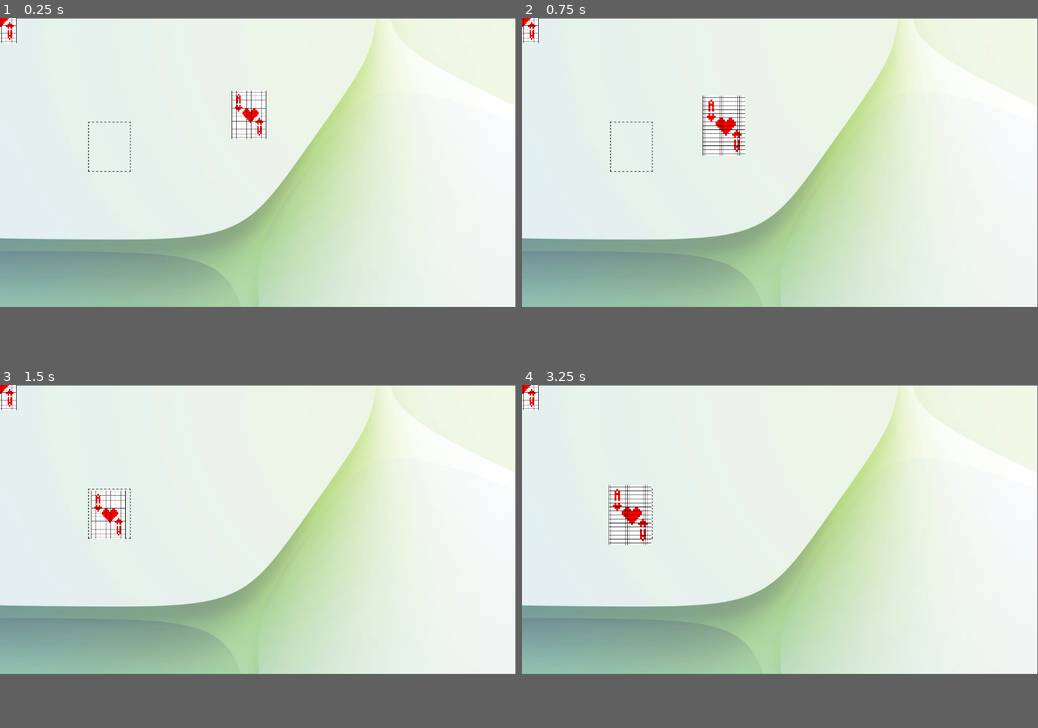
Above: before the commit, frames 1-4 (two rows, left to right).
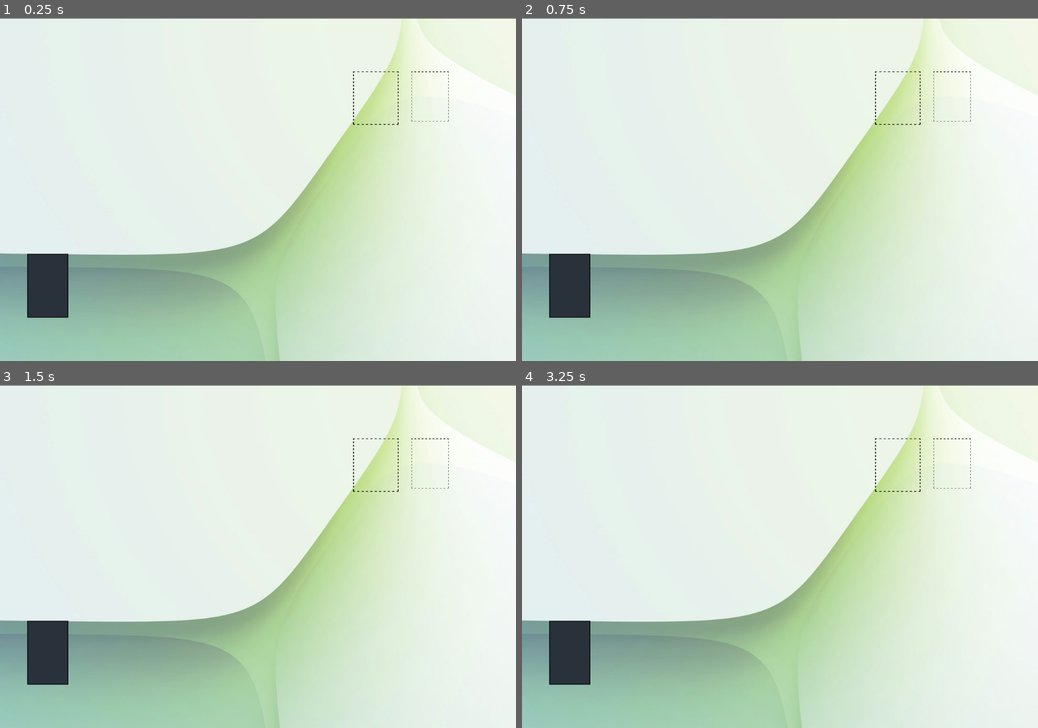
Above: after the commit, the same moments.

Repository: RobertChung15/karuta
Game: Godot game, scene res://play_space.tscn
Same seed, same stepped clock (60 frames per second), same inputs: the game is played once before the commit and once after it.
Inputs (mouse positions are in pixels of both pictures, inside the frame that each line leads up to):
- Up to frame 1 (0.25 s): no input
- Up to frame 2 (0.75 s): tap Enter at 0.5 s; drag from (769, 114) to (630, 148) at 0.52 s
- Up to frame 3 (1.5 s): drag from (154, 542) to (232, 587) at 1.27 s
- Up to frame 4 (3.25 s): tap Space at 2 s; move the mouse to (831, 467) at 2.02 s; click (831, 467) at 2.1 s; tap Enter at 2.75 s; drag from (754, 587) to (630, 515) at 2.77 s
In our replay, the window is 799x449 before the commit and 800x533 after it. These sizes can differ from the game's own. Grey fills any space a smaller window leaves; there, only what the larger window draws over its background counts as a difference.

The runs differ from the first frame. In frame 1, 23% of the frame differs, in the area x 0-100%, y 0-100%; in frame 2, 23%; in frame 3, 23%; in frame 4, 23%.

Commit message:
deck click and return card to hand

Diff:
--- a/PlayerHand.gd
+++ b/PlayerHand.gd
@@ -2,13 +2,18 @@
 
 const hand_size = 2
 const card_scene = "res://card_base.tscn"
-const card_width = 200
+const card_width = 100
 var playerHand = []
 var centre_screen_x
+var hand_y_position = 590
+var player_hand_reference
 
 # Called when the node enters the scene tree for the first time.
 func _ready():
 	centre_screen_x = get_viewport().size.x / 2
+
+
+func startGame():
 	var card = preload(card_scene)
 	for i in range(hand_size):
 		var new_card = card.instantiate()
@@ -16,19 +21,35 @@
 		new_card.name = "Card"
 		add_card_to_hand(new_card)
 
-
 func add_card_to_hand(card):
-	playerHand.insert(0, card)
-	update_hand_position()
+	if card not in playerHand:
+		playerHand.insert(0, card)
+		update_hand_position()
+	else:
+		animation_card_to_position(card, card.startingPosition)
 
 func update_hand_position():
 	for i in range(playerHand.size()):
-		var cardPosition = calculateHandPosition(i)
+		var new_position = Vector2(calculateHandPosition(i), hand_y_position)
+		var card = playerHand[i]
+		card.startingPosition = new_position
+		animation_card_to_position(card, new_position)
 
 func calculateHandPosition(index):
 	var totalWidth = (playerHand.size() - 1) * card_width
-	var x_offset = centre_screen_x + (index * card_width) - totalWidth / 2
+	var x_offset = centre_screen_x + index * card_width - totalWidth / 2
 	return x_offset
+
+func animation_card_to_position(card, new_position):
+	card.position = $"../Deck".position
+	var tween = get_tree().create_tween()
+	tween.tween_property(card, "position", new_position, 0.3)
+	pass
+
+func remove_card_from_hand(card):
+	if card in playerHand:
+		playerHand.erase(card)
+		update_hand_position()
 
 # Called every frame. 'delta' is the elapsed time since the previous frame.
 func _process(delta):
--- a/card_base.tscn
+++ b/card_base.tscn
@@ -9,12 +9,16 @@
 var screen_size: Vector2
 var dragging = false
 var offset = Vector2()
+var startingPosition
+var playerHandRef
 signal hovered
 signal hovered_off
 
 func _ready() -> void:
 	screen_size = get_viewport().size
+	playerHandRef = $\"../../PlayerHand\"
 	add_to_group(\"draggable\")
+	add_to_group(\"inHand\")
 
 
 func _process(_delta: float) -> void:
@@ -41,11 +45,15 @@
 
 func checkForSlot():
 	var areas = $Area2D.get_overlapping_areas()
+	if(areas.size() == 0):
+		playerHandRef.animation_card_to_position(self, startingPosition)
 	for area in areas:
 		if area.get_parent().is_in_group(\"card_slots\"):
 			position = area.get_parent().position
 			area.get_parent().hasCard = true
-			print(area.get_parent().hasCard)
+			remove_from_group(\"inHand\")
+			add_to_group(\"inPlay\")
+			playerHandRef.remove_card_from_hand(self)
 
 func _on_area_2d_mouse_entered() -> void:
 	highlight_card(self, true)
--- /dev/null
+++ b/deck.gd
@@ -0,0 +1,13 @@
+extends Node2D
+
+var playerHand
+
+func _ready() -> void:
+	playerHand = $"../PlayerHand"
+
+func _on_area_2d_input_event(viewport: Node, event: InputEvent, shape_idx: int) -> void:
+	if event is InputEventMouseButton:
+		if(Input.is_action_just_pressed("leftClick")):
+			playerHand.startGame()
+			$Area2D/CollisionShape2D.disabled = true
+			$Sprite2D.visible = false
--- a/play_space.tscn
+++ b/play_space.tscn
@@ -1,31 +1,55 @@
-[gd_scene load_steps=7 format=3 uid="uid://b01whpddtxbik"]
+[gd_scene load_steps=9 format=3 uid="uid://b01whpddtxbik"]
 
 [ext_resource type="Script" path="res://play_space.gd" id="1_3ko77"]
 [ext_resource type="Texture2D" uid="uid://d1nw05mqcxk31" path="res://background.jpg" id="1_d6pml"]
-[ext_resource type="PackedScene" uid="uid://dtgnj01ybrpo0" path="res://card_base.tscn" id="3_6eepd"]
 [ext_resource type="PackedScene" uid="uid://xgtudmwld1y5" path="res://card_slot.tscn" id="4_m4qv0"]
 [ext_resource type="Script" path="res://PlayerHand.gd" id="5_ndyep"]
 [ext_resource type="Script" path="res://CardManager.gd" id="6_23amw"]
+[ext_resource type="Script" path="res://deck.gd" id="6_tamlp"]
+[ext_resource type="Texture2D" uid="uid://cwcy35e1mv1xj" path="res://Deck.png" id="7_kj8w7"]
+
+[sub_resource type="RectangleShape2D" id="RectangleShape2D_1lfed"]
+size = Vector2(141.152, 237.638)
 
 [node name="PlaySpace" type="Node2D"]
 script = ExtResource("1_3ko77")
 
+[node name="CardManager" type="Node" parent="."]
+script = ExtResource("6_23amw")
+
 [node name="Cards" type="Node" parent="."]
-
-[node name="CardBase" parent="Cards" instance=ExtResource("3_6eepd")]
-position = Vector2(560, 215)
 
 [node name="Background" type="Sprite2D" parent="."]
 position = Vector2(1500, 1001)
 texture = ExtResource("1_d6pml")
 
-[node name="RayCast2D" type="RayCast2D" parent="."]
-
-[node name="CardSlot" parent="." instance=ExtResource("4_m4qv0")]
-
 [node name="PlayerHand" type="Node2D" parent="."]
 position = Vector2(583, 518)
 script = ExtResource("5_ndyep")
 
-[node name="CardManager" type="Node" parent="."]
-script = ExtResource("6_23amw")
+[node name="CardSlot" parent="." instance=ExtResource("4_m4qv0")]
+position = Vector2(788, 168)
+
+[node name="CardSlot2" parent="." instance=ExtResource("4_m4qv0")]
+position = Vector2(901, 165)
+scale = Vector2(0.513919, 0.523363)
+
+[node name="Deck" type="Node2D" parent="."]
+position = Vector2(99, 565)
+scale = Vector2(0.630525, 0.563883)
+script = ExtResource("6_tamlp")
+
+[node name="Area2D" type="Area2D" parent="Deck"]
+position = Vector2(4.57764e-05, 1.77344)
+
+[node name="CollisionShape2D" type="CollisionShape2D" parent="Deck/Area2D"]
+position = Vector2(2.37898, -3.54683)
+scale = Vector2(1, 1)
+shape = SubResource("RectangleShape2D_1lfed")
+
+[node name="Sprite2D" type="Sprite2D" parent="Deck"]
+position = Vector2(1.586, -5.32025)
+scale = Vector2(0.76433, 0.901529)
+texture = ExtResource("7_kj8w7")
+
+[connection signal="input_event" from="Deck/Area2D" to="Deck" method="_on_area_2d_input_event"]
--- a/project.godot
+++ b/project.godot
@@ -12,8 +12,13 @@
 
 config/name="Karuta"
 run/main_scene="res://play_space.tscn"
-config/features=PackedStringArray("4.2", "Mobile")
+config/features=PackedStringArray("4.3", "Mobile")
 config/icon="res://icon.svg"
+
+[display]
+
+window/size/viewport_width=1080
+window/size/viewport_height=720
 
 [input]
 
Binary file added: Deck.png
Not shown, added: Deck.png.import
